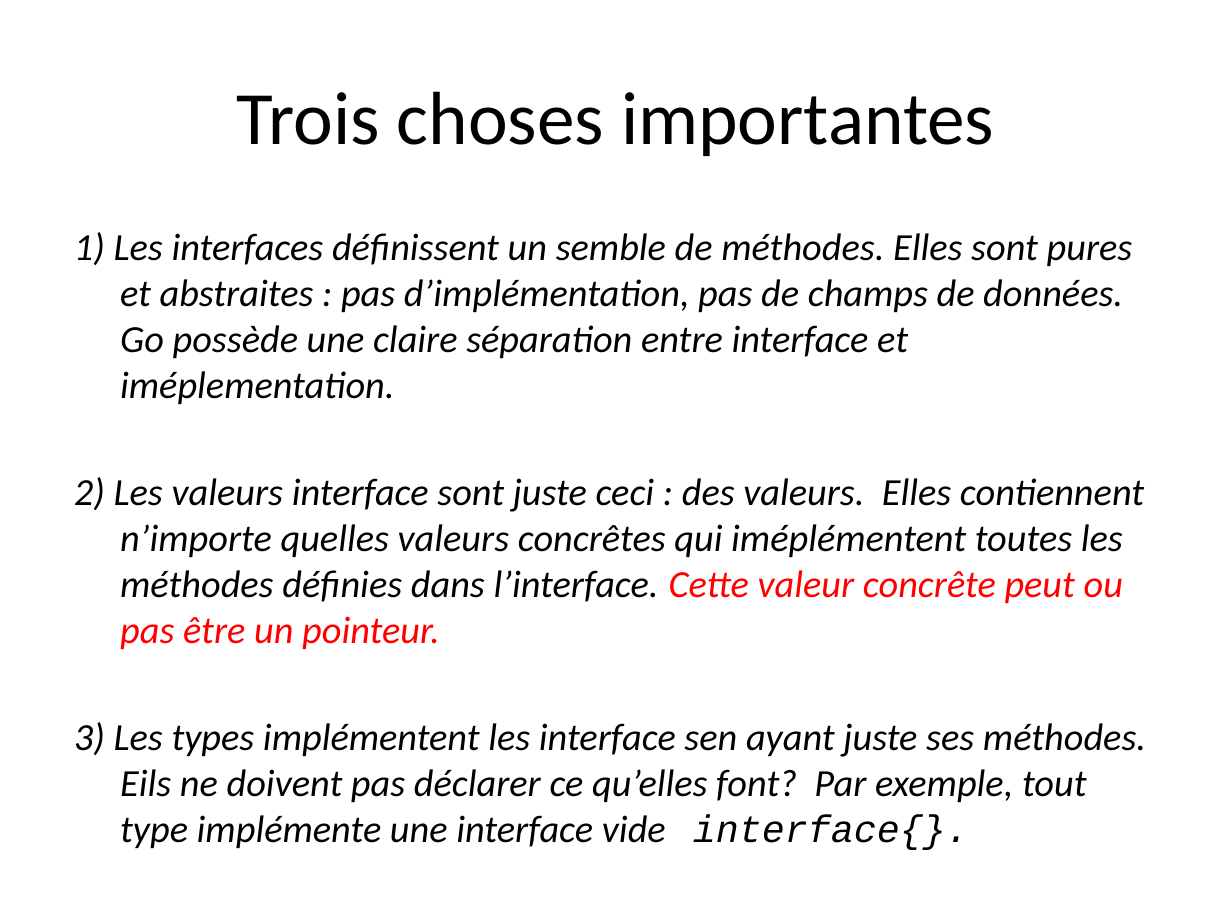
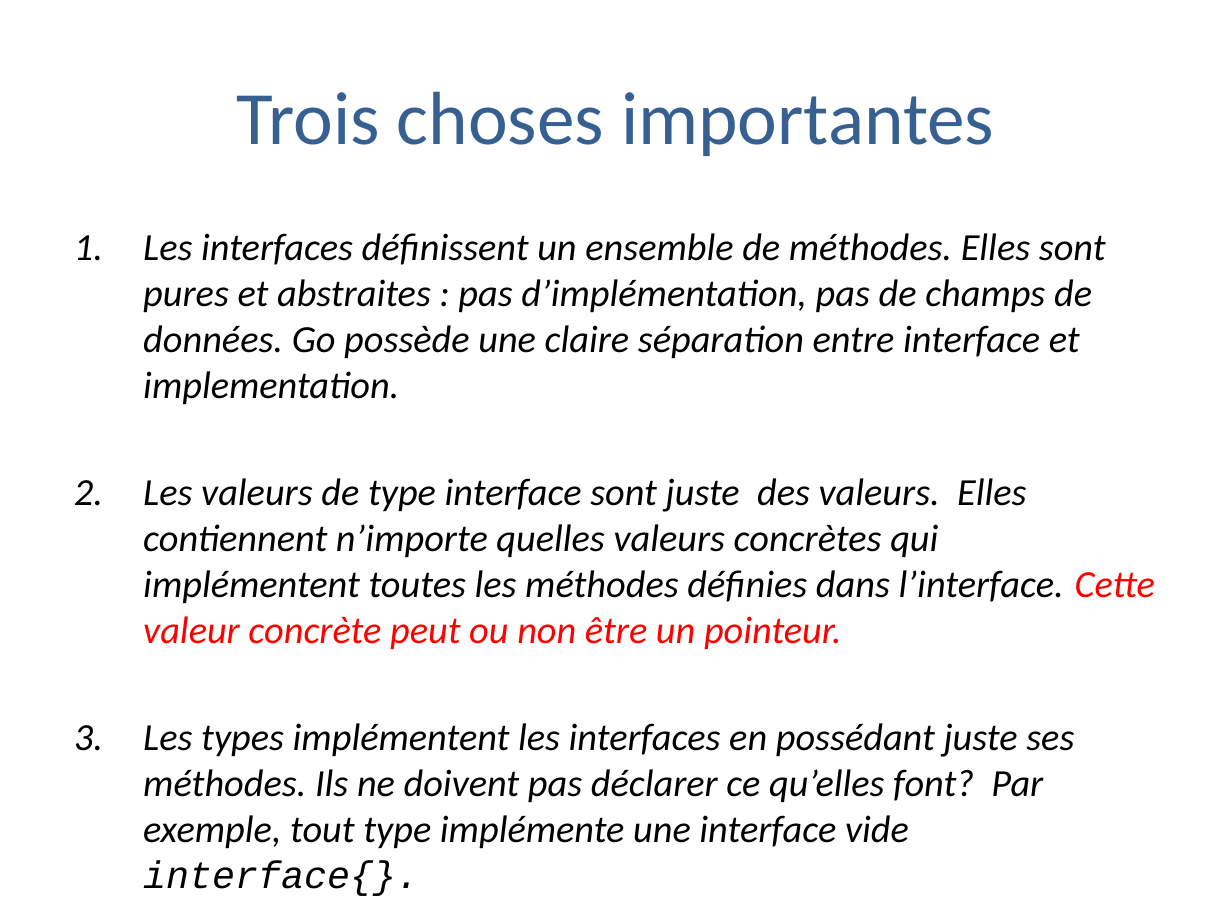
Before and after one commit to trash-anger/golang-france, a slide deck: slide 60 of Go-documentation/cours-general/Go-partie2.pptx. Drawn at 1232x924 pixels with LibreOffice and Linux fonts; fonts in the diff are those of the drawing; background and template pictures are left out. Boxes give left, top, right and bottom in pixels: in the first picture for what was removed or moved away, otherwise in the second. Text is boxed around its words. In the diff, an @@ line names an element or a change of style, - is before the commit and + after.

```diff
--- a/Go-documentation/cours-general/Go-partie2.pptx
+++ b/Go-documentation/cours-general/Go-partie2.pptx
@@ title "Trois choses importantes" at <box>236,91,994,156</box>: text colour #000000 to #376092 @@
@@ text at <box>143,233,1155,847</box>: text changed @@
-1) Les interfaces définissent un semble de méthodes. Elles sont pures et abstraites : pas d’implémentation, pas de champs de données. Go possède une claire séparation entre interface et iméplementation.
-2) Les valeurs interface sont juste ceci : des valeurs. Elles contiennent n’importe quelles valeurs concrêtes qui iméplémentent toutes les méthodes définies dans l’interface. Cette valeur concrête peut ou pas être un pointeur.
-3) Les types implémentent les interface sen ayant juste ses méthodes. Eils ne doivent pas déclarer ce qu’elles font? Par exemple, tout type implémente une interface vide interface{}.
+1. Les interfaces définissent un ensemble de méthodes. Elles sont pures et abstraites : pas d’implémentation, pas de champs de données. Go possède une claire séparation entre interface et implementation.
+2. Les valeurs de type interface sont juste des valeurs. Elles contiennent n’importe quelles valeurs concrètes qui implémentent toutes les méthodes définies dans l’interface. Cette valeur concrète peut ou non être un pointeur.
+3. Les types implémentent les interfaces en possédant juste ses méthodes. Ils ne doivent pas déclarer ce qu’elles font? Par exemple, tout type implémente une interface vide interface{}.
```
Also in this commit, not shown: 85 other slides changed, 1 other file.
